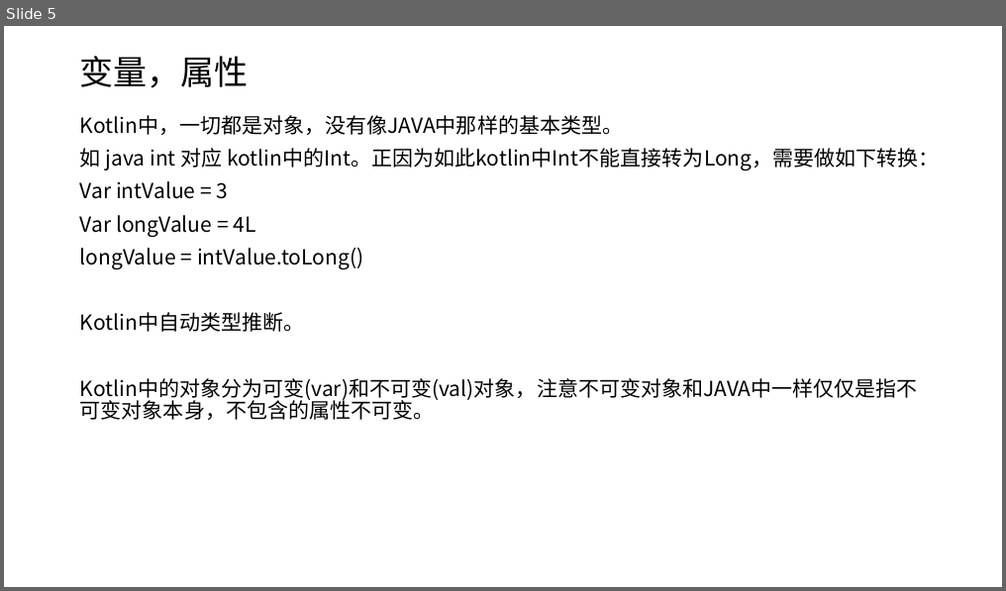
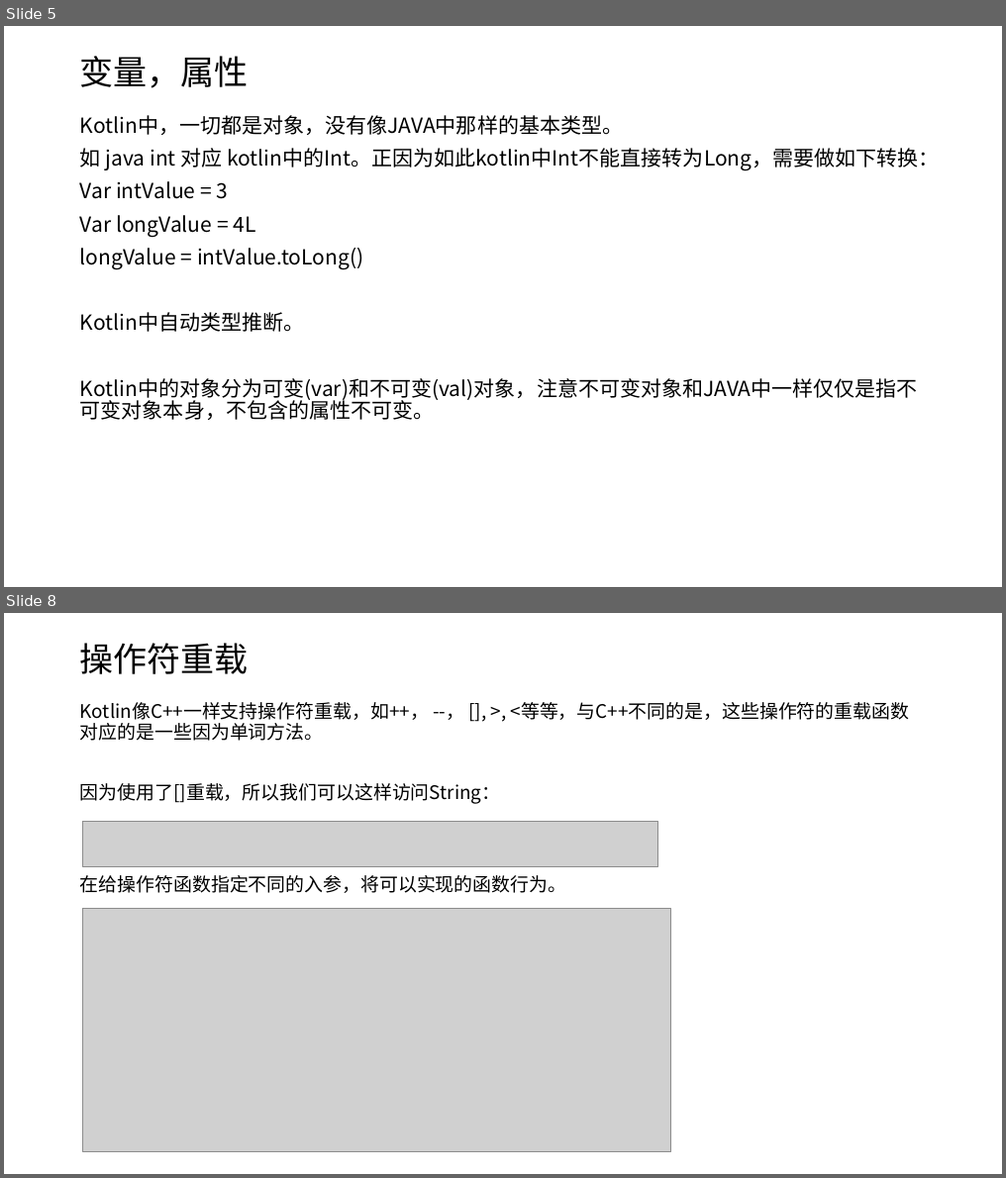
Before and after one commit to shenbibo/KotlinWeather, a slide deck: docs/初探kotlin.pptx. Shown one above the other, each under a label of ours: slide 5 before the commit, slides 5 and 8 after it; the slides between them are not shown. The pictures are 1006x591 and 1006x1178 pixels, drawn with LibreOffice and Linux fonts; fonts in the diff are those of the drawing; grey boxes stand for pictures. Boxes give left, top, right and bottom in pixels: in the first picture for what was removed or moved away, otherwise in the second. Text is boxed around its words. In the diff, an @@ line names an element or a change of style, - is before the commit and + after.

Commit message:
新增扩展函数，数据类讲解内容

```diff
--- a/docs/初探kotlin.pptx
+++ b/docs/初探kotlin.pptx
@@ slide 8 added at [4, 613, 1002, 1174], background #FFFFFF @@
@@ title added at [80, 643, 249, 674], 32.4 pt, text #000000 @@
+操作符重载
@@ text added at [80, 702, 910, 893], 18 pt, text #000000 @@
+Kotlin像C++一样支持操作符重载，如++， --， [], >, <等等，与C++不同的是，这些操作符的重载函数对应的是一些因为单词方法。
+因为使用了[]重载，所以我们可以这样访问String：
+在给操作符函数指定不同的入参，将可以实现的函数行为。
@@ picture added at [82, 821, 658, 866] @@
@@ picture added at [82, 909, 670, 1152] @@
```
Also in this commit, not shown: 2 slides changed, 6 other slides added, 3 other files.
